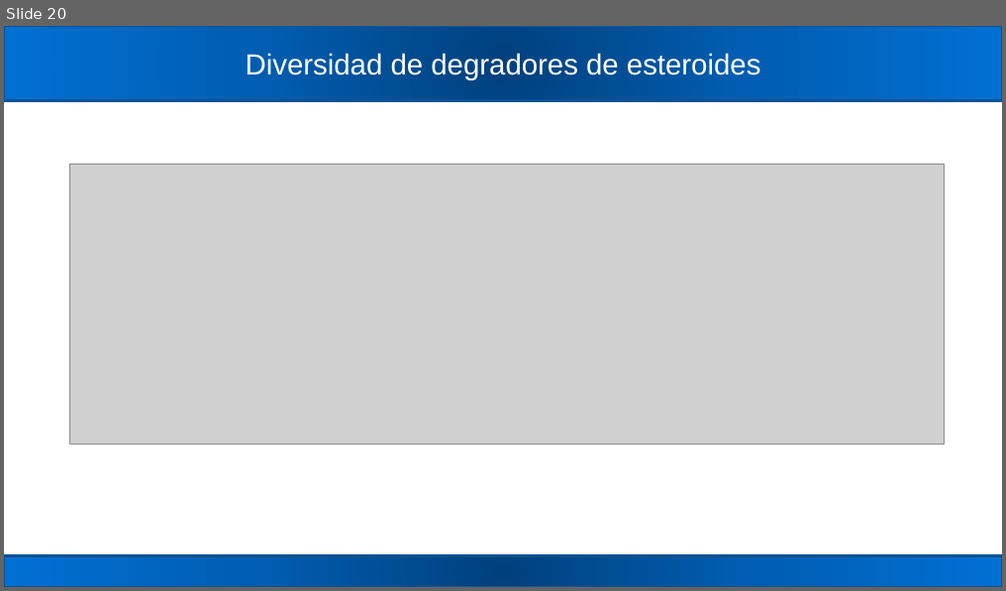
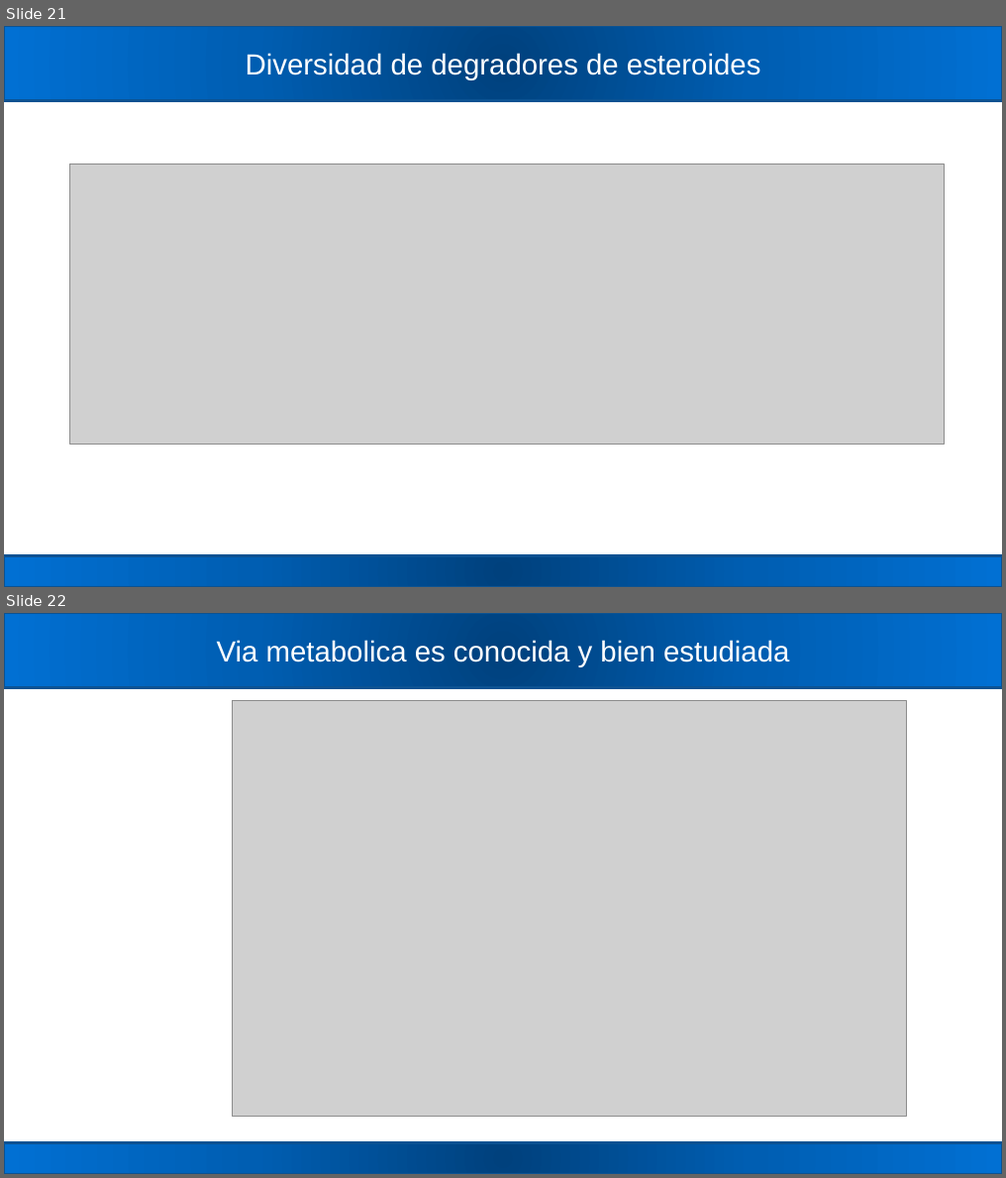
Before and after one commit to carden24/2018_Taller_Genomica_ambiental, a slide deck: W7_Analisis_de_genes_funcionales.pptx. Shown one above the other, each under a label of ours: slide 20 before the commit, slides 21 and 22 after it. The pictures are 1006x591 and 1006x1178 pixels, drawn with LibreOffice and Linux fonts; fonts in the diff are those of the drawing; grey boxes stand for pictures. Boxes give left, top, right and bottom in pixels: in the first picture for what was removed or moved away, otherwise in the second. Text is boxed around its words. In the diff, an @@ line names an element or a change of style, - is before the commit and + after.

```diff
--- a/W7_Analisis_de_genes_funcionales.pptx
+++ b/W7_Analisis_de_genes_funcionales.pptx
@@ slide 22 added at (4, 613, 1002, 1174), background #FFFFFF; not listed: 2 template elements that a slide beside it also shows @@
@@ title added at (217, 640, 789, 667), 28 pt, text #FFFFFF @@
+Via metabolica es conocida y bien estudiada
@@ picture added at (232, 700, 906, 1117) @@
@@ what was slide 20 is now slide 21 @@
```
Also in this commit, not shown: 3 slides changed, 5 other slides added, 5 slides removed, 1 other file.
